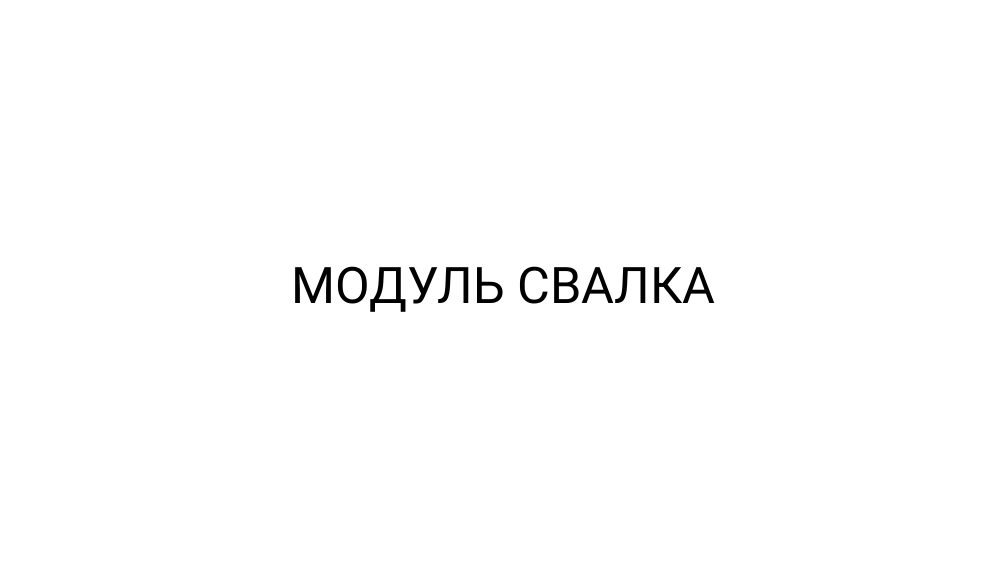
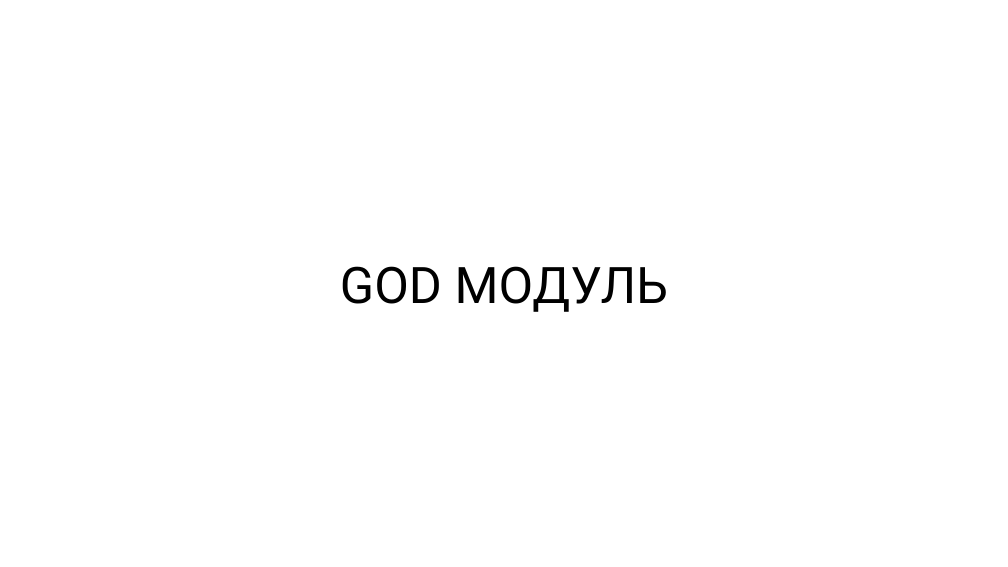
Before and after one commit to rkhaimov/brain-gym, a slide deck: slide 9 of Презентация.pptx. Drawn at 1008x567 pixels with LibreOffice and Linux fonts; fonts in the diff are those of the drawing. Boxes give left, top, right and bottom in pixels: in the first picture for what was removed or moved away, otherwise in the second. Text is boxed around its words. In the diff, an @@ line names an element or a change of style, - is before the commit and + after.

```diff
--- a/Презентация.pptx
+++ b/Презентация.pptx
@@ text at box(340, 266, 668, 312): text changed @@
-МОДУЛЬ СВАЛКА
+GOD МОДУЛЬ
```
Also in this commit, not shown: 1 other file.
